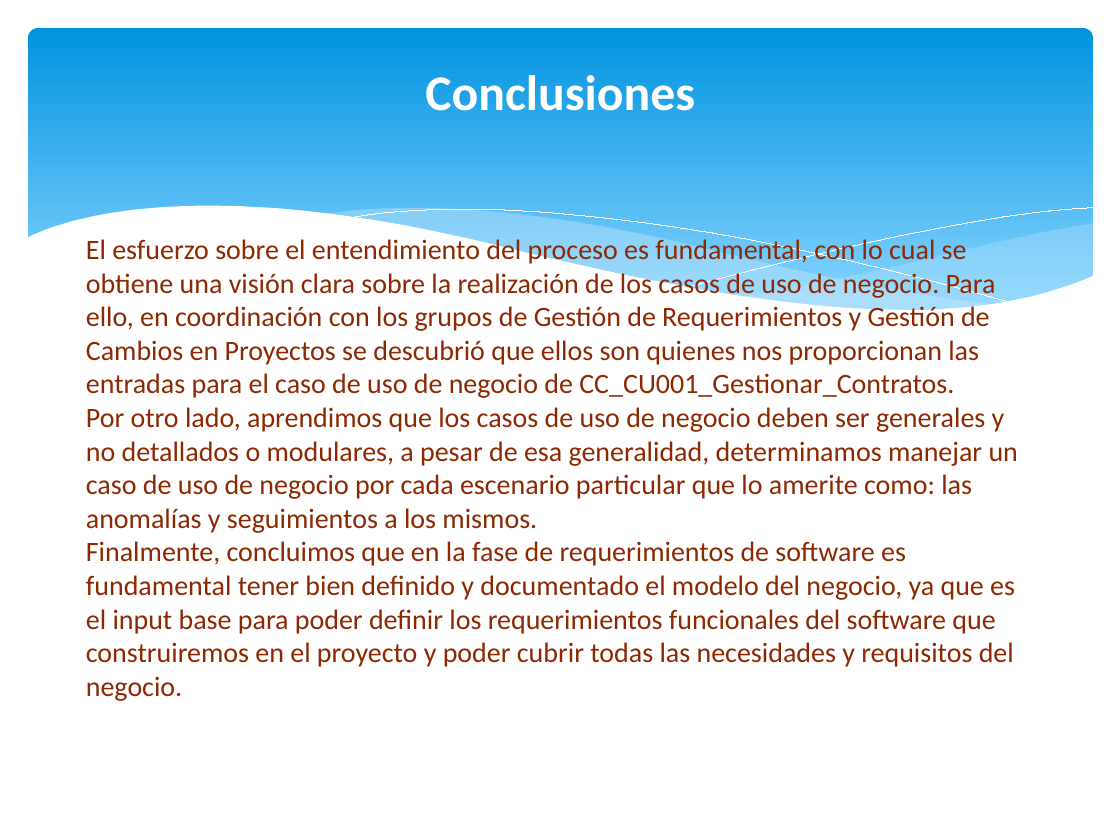
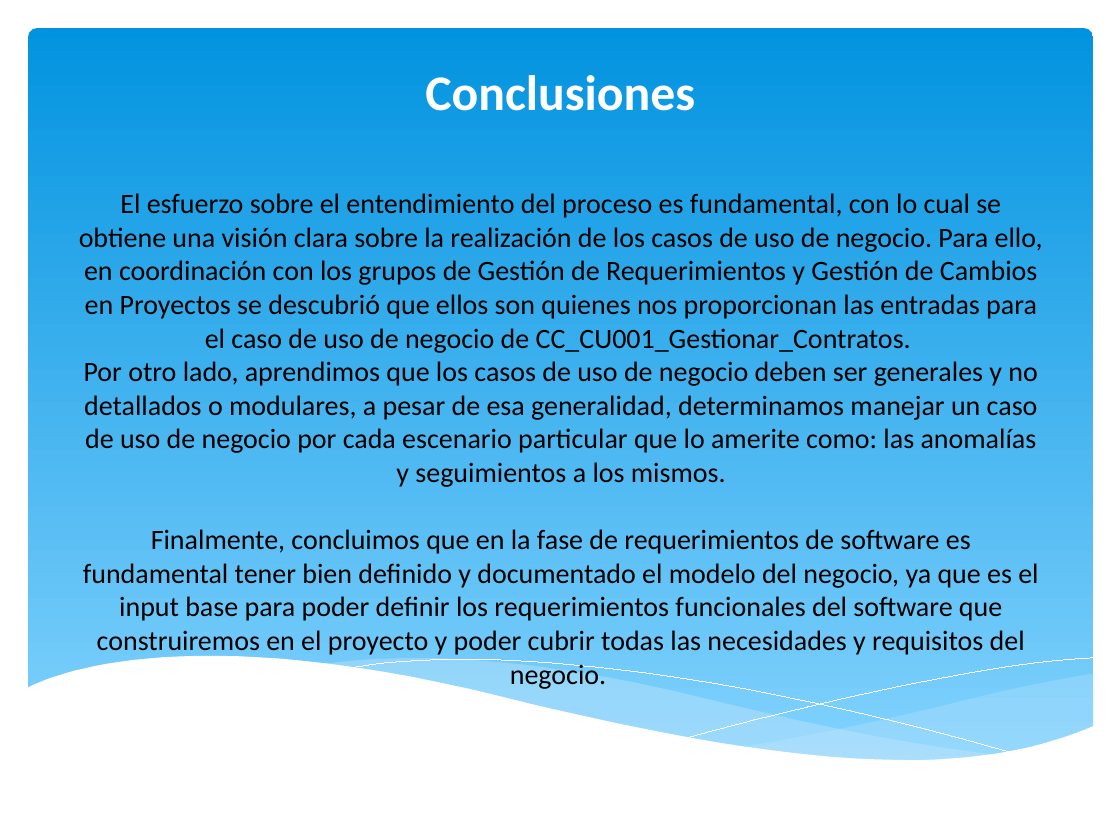
Before and after one commit to orlysemperfi/tp2-contratos-clientes, a slide deck: slide 23 of ITERACION 3/SUB ITERACION 4/PPT SUB-ITERACION 4 v1.1.pptx (slide 19 before the commit). Drawn at 1120x840 pixels with LibreOffice and Linux fonts; fonts in the diff are those of the drawing. Boxes give left, top, right and bottom in pixels: in the first picture for what was removed or moved away, otherwise in the second. Text is boxed around its words. In the diff, an @@ line names an element or a change of style, - is before the commit and + after.

```diff
--- a/ITERACION 3/SUB ITERACION 4/PPT SUB-ITERACION 4 v1.1.pptx
+++ b/ITERACION 3/SUB ITERACION 4/PPT SUB-ITERACION 4 v1.1.pptx
@@ rounded rectangle removed at (28,28,1093,330) @@
@@ rounded rectangle added at (28,28,1093,767), fill gradient #0293E0 to #83D3FE @@
@@ text "El esfuerzo sobre el entendimiento ...": place and size @@
-text "El esfuerzo sobre el entendimiento ..." at (86,236,1018,701)
+text "El esfuerzo sobre el entendimiento ..." at (79,193,1043,689)
@@ text "El esfuerzo sobre el entendimiento ..." at (79,193,1043,689): text colour #8C2902 to #000000; alignment left to centre; vertical alignment top to middle @@
@@ 5 freeform shapes: place and size @@
-5 freeform shapes at (26,206,1094,368)
+5 freeform shapes at (26,656,1094,819)
```
Also in this commit, not shown: 16 other slides changed, 4 slides added, 1 other file.
